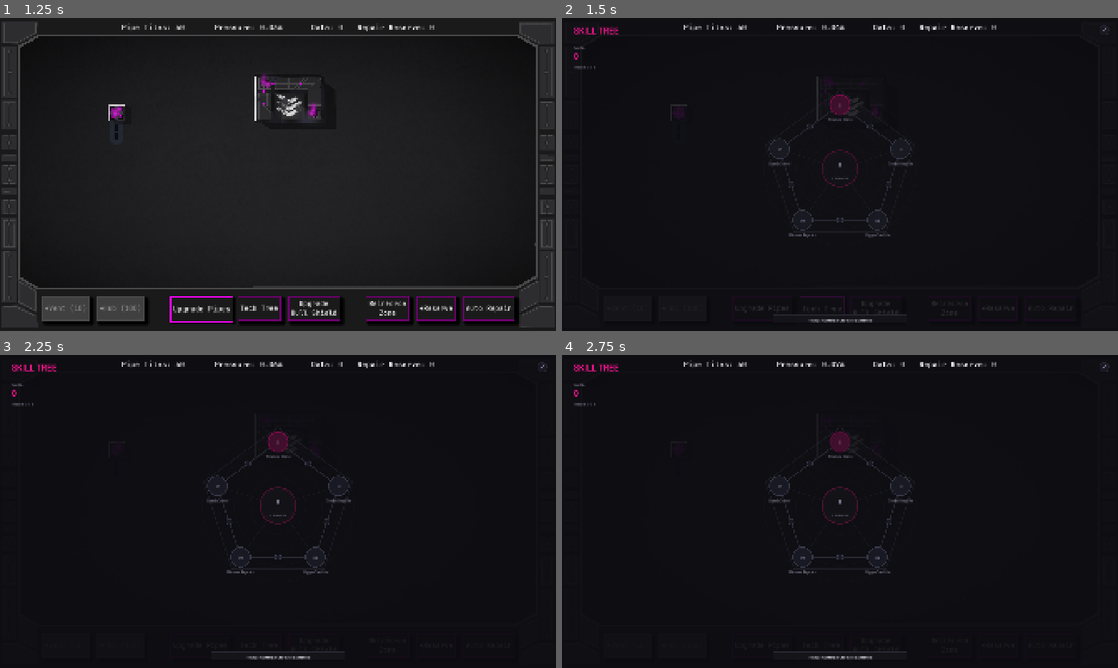
Above: before the commit, frames 1-4 (two rows, left to right).
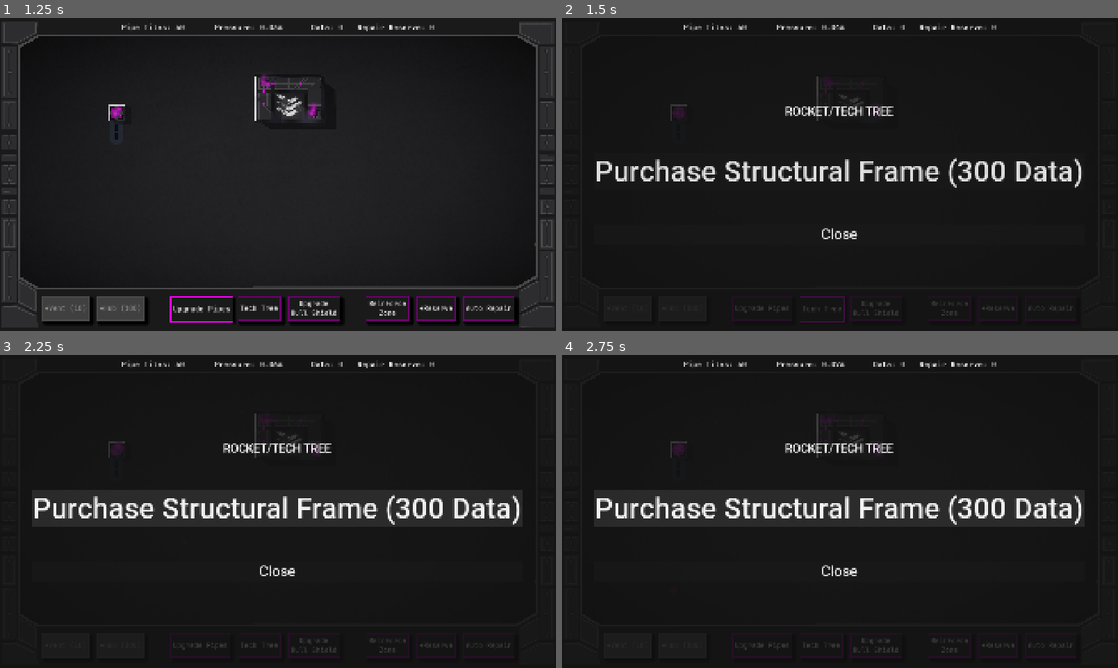
Above: after the commit, the same moments.

Repository: jravalani/helix_protocol_4
Game: Godot game, scene res://Scenes/main.tscn
The game is run twice, just before and just after one commit, with the same random seed, the same clock (stepped at 60 frames per second) and the same inputs.
Inputs (mouse positions are in pixels of both pictures, inside the frame that each line leads up to):
- Up to frame 1 (1.25 s): click "Upgrade Pipes" at 0.5 s
- Up to frame 2 (1.5 s): click "Tech Tree" at 1.25 s
- Up to frame 3 (2.25 s): click (278, 508) at 2 s, where only the run after the commit has a clickable "Purchase Structural Frame (30…"
- Up to frame 4 (2.75 s): no input

Frame 1 is identical in both runs. In frame 2, 4.2% of the frame differs, in the area x 2-98%, y 2-98%; in frame 3, 12%, in the area x 2-99%, y 2-98%; in frame 4, 12%.

Commit message:
Revert "Skill tree"

Diff:
--- a/Globals/signal_bus.gd
+++ b/Globals/signal_bus.gd
@@ -30,8 +30,6 @@
 
 signal rocket_segment_purchased(new_phase: int)
 
-signal launch_rocket_requested
-
 signal camera_shake(duration: float, strength: float)
 
 signal zone_unlocked(zone: int)
--- a/Scenes/vent.tscn
+++ b/Scenes/vent.tscn
@@ -58,28 +58,28 @@
 scale_max = 2.0
 color_ramp = SubResource("GradientTexture1D_bgkev")
 
-[node name="Vent" type="Area2D" groups=["houses", "vents"]]
+[node name="Vent" type="Area2D" unique_id=174691631 groups=["houses", "vents"]]
 z_index = 10
 collision_layer = 2
 script = ExtResource("1_ticwc")
 grid_size = Vector2i(1, 1)
 
-[node name="Shadow" type="Sprite2D" parent="."]
+[node name="Shadow" type="Sprite2D" parent="." unique_id=555589115]
 modulate = Color(0.03876, 0.06100855, 0.07846785, 0.4)
 position = Vector2(8, 8)
 scale = Vector2(0.1, 0.1)
 texture = ExtResource("2_0rnbu")
 
-[node name="Base" type="Sprite2D" parent="."]
+[node name="Base" type="Sprite2D" parent="." unique_id=336567385]
 position = Vector2(3.8146973e-06, 0)
 scale = Vector2(0.1, 0.1)
 texture = ExtResource("3_1mklc")
 
-[node name="Fan" type="Sprite2D" parent="."]
+[node name="Fan" type="Sprite2D" parent="." unique_id=780370858]
 scale = Vector2(0.1, 0.1)
 texture = ExtResource("4_bgkev")
 
-[node name="Label" type="Label" parent="."]
+[node name="Label" type="Label" parent="." unique_id=748231541]
 visible = false
 anchors_preset = 15
 anchor_right = 1.0
@@ -91,24 +91,24 @@
 horizontal_alignment = 1
 vertical_alignment = 1
 
-[node name="EntranceMarker" type="Marker2D" parent="."]
+[node name="EntranceMarker" type="Marker2D" parent="." unique_id=1838346473]
 
-[node name="DrivewayMarker" type="Marker2D" parent="."]
+[node name="DrivewayMarker" type="Marker2D" parent="." unique_id=1161700196]
 position = Vector2(0, 32)
 
-[node name="CollisionShape2D" type="CollisionShape2D" parent="."]
+[node name="CollisionShape2D" type="CollisionShape2D" parent="." unique_id=120943362]
 visible = false
 scale = Vector2(0.65, 0.65)
 shape = SubResource("RectangleShape2D_okrnj")
 
-[node name="SmokeParticleEffect" parent="." instance=ExtResource("5_arggx")]
+[node name="SmokeParticleEffect" parent="." unique_id=547876146 instance=ExtResource("5_arggx")]
 
-[node name="PointLight2D" type="PointLight2D" parent="."]
+[node name="PointLight2D" type="PointLight2D" parent="." unique_id=1380527512]
 scale = Vector2(0.13, 0.13)
 texture = ExtResource("9_bgkev")
 texture_scale = 5.0
 
-[node name="LeftCloud" type="GPUParticles2D" parent="."]
+[node name="LeftCloud" type="GPUParticles2D" parent="." unique_id=888334279]
 position = Vector2(-20, 0)
 emitting = false
 amount = 12
@@ -118,7 +118,7 @@
 explosiveness = 1.0
 process_material = SubResource("ParticleProcessMaterial_0rnbu")
 
-[node name="RightCloud" type="GPUParticles2D" parent="."]
+[node name="RightCloud" type="GPUParticles2D" parent="." unique_id=395288080]
 position = Vector2(20, 0)
 emitting = false
 amount = 12
--- a/Scripts/rocket.gd
+++ b/Scripts/rocket.gd
@@ -32,7 +32,6 @@
 
 func _ready() -> void:
 	SignalBus.rocket_segment_purchased.connect(_on_rocket_segment_purchased)
-	SignalBus.launch_rocket_requested.connect(_on_launch_requested)
 
 	# Set shadow opacity to 60%
 	shadow_1.modulate = Color(1, 1, 1, 0.6)
@@ -57,7 +56,11 @@
 	if next_phase >= 1 and next_phase <= 5:
 		_animate_new_segment(next_phase)
 
-	# Phase 5 just completes the rocket — launch is triggered by the skill tree LAUNCH button
+	# Trigger launch when phase 5 is complete
+	if next_phase == 5:
+		# Delay launch to let the animation finish
+		await get_tree().create_timer(0.5).timeout
+		launch_rocket()
 
 #func _input(event: InputEvent) -> void:
 	#if event is InputEventKey and event.pressed and event.keycode == KEY_L:
@@ -196,12 +199,6 @@
 	# When launch complete
 	tween.finished.connect(_on_launch_complete, CONNECT_ONE_SHOT)
 
-func _on_launch_requested() -> void:
-	if GameData.current_rocket_phase >= 5:
-		# 1-second delay so the player sees the rocket before liftoff
-		await get_tree().create_timer(1.0).timeout
-		launch_rocket()
-
 func _on_launch_complete() -> void:
 	print("Rocket has left the atmosphere!")
 	print("You Win!")
--- a/Scripts/tech_tree.gd
+++ b/Scripts/tech_tree.gd
@@ -1,412 +1,51 @@
 extends Control
 
-## ═══════════════════════════════════════════════════════════════
-## HEXAGONAL SKILL TREE
-## Rocket upgrade UI — deep ash + neon magenta theme.
-## 5 upgrade nodes around a hexagonal frame, center launch hub,
-## glow effects, tooltips, and progress bar.
-## ═══════════════════════════════════════════════════════════════
-
-# ── Palette ────────────────────────────────────────────────────
-const COL_MAGENTA        := Color(1.0, 0.08, 0.58)
-const COL_MAGENTA_BRIGHT := Color(1.0, 0.35, 0.72)
-const COL_MAGENTA_DIM    := Color(0.45, 0.04, 0.26)
-const COL_MAGENTA_GLOW   := Color(1.0, 0.08, 0.58, 0.12)
-const COL_BG             := Color(0.05, 0.05, 0.07, 0.93)
-const COL_PANEL_BG       := Color(0.07, 0.07, 0.09)
-const COL_LOCKED_FILL    := Color(0.10, 0.10, 0.14)
-const COL_LOCKED_BORDER  := Color(0.22, 0.22, 0.28)
-const COL_NEXT_FILL      := Color(0.25, 0.06, 0.18)
-const COL_NEXT_BORDER    := Color(0.65, 0.04, 0.34)
-const COL_FRAME          := Color(0.16, 0.16, 0.20)
-const COL_FRAME_ACCENT   := Color(0.28, 0.07, 0.18)
-const COL_TEXT            := Color(0.92, 0.90, 0.95)
-const COL_TEXT_DIM        := Color(0.45, 0.43, 0.50)
-
-# ── Layout ─────────────────────────────────────────────────────
-const HEX_RADIUS         := 220.0
-const OUTER_HEX_RADIUS   := 270.0
-const NODE_RADIUS         := 34.0
-const SMALL_NODE_RADIUS   := 10.0
-const CENTER_RADIUS       := 62.0
-const LINE_W              := 2.5
-const GLOW_W              := 14.0
-
-# ── State ──────────────────────────────────────────────────────
-var hex_center   := Vector2.ZERO
-var hex_pts      : Array = []
-var outer_pts    : Array = []
-var edge_mids    : Array = []
-var hovered_node := -1
-var hover_close  := false
-var hover_launch := false
-var pulse        := 0.0
-var font         : Font
-
-## Maps pentagon vertex index (0-4 clockwise from top) to rocket upgrade phase.
-var phase_map := [1, 2, 3, 4, 5]
-const NUM_NODES := 5
-
-# ═══════════════════════════════════════════════════════════════
-# LIFECYCLE
-# ═══════════════════════════════════════════════════════════════
-
+@onready var purchase_button: Button = $Panel/VBoxContainer/PurchaseSegmentButton
+# Called when the node enters the scene tree for the first time.
 func _ready() -> void:
-	font = preload("res://Assets/Roboto-Medium.ttf")
-	mouse_filter = Control.MOUSE_FILTER_STOP
-
 	SignalBus.open_rocket_menu.connect(_on_open_rocket_menu)
 	SignalBus.rocket_segment_purchased.connect(_on_rocket_segment_purchased)
-	ResourceManager.resources_updated.connect(func(_a, _b, _c): queue_redraw())
-
-	_recalc()
-
-func _notification(what: int) -> void:
-	if what == NOTIFICATION_RESIZED:
-		_recalc()
-
-func _recalc() -> void:
-	hex_center = Vector2(size.x / 2.0, size.y / 2.0 - 20.0)
-	hex_pts.clear(); outer_pts.clear(); edge_mids.clear()
-	for i in NUM_NODES:
-		var a = deg_to_rad((360.0 / NUM_NODES) * i - 90.0)
-		var d = Vector2(cos(a), sin(a))
-		hex_pts.append(hex_center + d * HEX_RADIUS)
-		outer_pts.append(hex_center + d * OUTER_HEX_RADIUS)
-	for i in NUM_NODES:
-		edge_mids.append((hex_pts[i] + hex_pts[(i + 1) % NUM_NODES]) / 2.0)
-
-func _process(delta: float) -> void:
-	if visible:
-		pulse += delta
-		queue_redraw()
-
-# ═══════════════════════════════════════════════════════════════
-# DRAWING  (back-to-front order)
-# ═══════════════════════════════════════════════════════════════
-
-func _draw() -> void:
-	draw_rect(Rect2(Vector2.ZERO, size), COL_BG)
-
-	_draw_bg_rings()
-	_draw_outer_frame()
-	_draw_radial_lines()
-	_draw_hex_edges()
-	_draw_edge_dots()
-	_draw_nodes()
-	_draw_center_hub()
-	_draw_ui_chrome()
-
-	if hovered_node >= 0 and hovered_node < NUM_NODES:
-		_draw_tooltip()
-
-# ── Background concentric rings ───────────────────────────────
-func _draw_bg_rings() -> void:
-	for i in range(4):
-		var r = CENTER_RADIUS + 35.0 + i * 55.0
-		draw_arc(hex_center, r, 0, TAU, 64, Color(COL_FRAME, 0.12), 1.0, true)
-
-# ── Outer decorative hex frame ────────────────────────────────
-func _draw_outer_frame() -> void:
-	for i in NUM_NODES:
-		draw_line(outer_pts[i], outer_pts[(i + 1) % NUM_NODES], Color(COL_FRAME, 0.5), 2.0, true)
-	for i in NUM_NODES:
-		var dir_out = (outer_pts[i] - hex_center).normalized()
-		draw_line(outer_pts[i], outer_pts[i] + dir_out * 8.0, Color(COL_FRAME, 0.7), 2.0)
-
-# ── Radial spokes from center to vertices ─────────────────────
-func _draw_radial_lines() -> void:
-	for i in NUM_NODES:
-		var ph = phase_map[i]
-		var lit = ph != -1 and _unlocked(ph)
-		if lit:
-			draw_line(hex_center, hex_pts[i], COL_MAGENTA_GLOW, GLOW_W, true)
-			draw_line(hex_center, hex_pts[i], Color(COL_MAGENTA, 0.25), 4.0, true)
-			draw_line(hex_center, hex_pts[i], COL_MAGENTA_DIM, 1.5, true)
-		else:
-			draw_line(hex_center, hex_pts[i], Color(COL_FRAME, 0.35), 1.0, true)
-
-# ── Inner hex edges connecting nodes ──────────────────────────
-func _draw_hex_edges() -> void:
-	for i in NUM_NODES:
-		var j = (i + 1) % NUM_NODES
-		if _edge_lit(i, j):
-			draw_line(hex_pts[i], hex_pts[j], COL_MAGENTA_GLOW, GLOW_W, true)
-			draw_line(hex_pts[i], hex_pts[j], Color(COL_MAGENTA, 0.35), 6.0, true)
-			draw_line(hex_pts[i], hex_pts[j], COL_MAGENTA, LINE_W, true)
-		else:
-			draw_line(hex_pts[i], hex_pts[j], COL_FRAME, LINE_W, true)
-
-# ── Small dots at edge midpoints ──────────────────────────────
-func _draw_edge_dots() -> void:
-	for i in NUM_NODES:
-		var lit = _edge_lit(i, (i + 1) % NUM_NODES)
-		var p = edge_mids[i]
-		if lit:
-			draw_circle(p, SMALL_NODE_RADIUS + 3.0, COL_MAGENTA_GLOW)
-			draw_circle(p, SMALL_NODE_RADIUS, Color(COL_MAGENTA_DIM, 0.6))
-			draw_arc(p, SMALL_NODE_RADIUS, 0, TAU, 24, COL_MAGENTA, 1.5, true)
-		else:
-			draw_circle(p, SMALL_NODE_RADIUS, COL_LOCKED_FILL)
-			draw_arc(p, SMALL_NODE_RADIUS, 0, TAU, 24, COL_LOCKED_BORDER, 1.0, true)
-
-# ── Main skill-node circles ──────────────────────────────────
-func _draw_nodes() -> void:
-	var cur = GameData.current_rocket_phase
-	for i in NUM_NODES:
-		var p   = hex_pts[i]
-		var ph  = phase_map[i]
-
-		var unlocked = _unlocked(ph)
-		var is_next  = (ph == cur + 1)
-		var hovered  = (hovered_node == i)
-
-		if unlocked:
-			var g = 6.0 + sin(pulse * 2.0) * 2.0
-			draw_circle(p, NODE_RADIUS + g, COL_MAGENTA_GLOW)
-			draw_circle(p, NODE_RADIUS + 3.0, Color(COL_MAGENTA, 0.15))
-			draw_circle(p, NODE_RADIUS, Color(COL_MAGENTA_DIM, 0.85))
-			draw_arc(p, NODE_RADIUS, 0, TAU, 48, COL_MAGENTA, 2.5, true)
-			draw_arc(p, NODE_RADIUS - 5.0, 0, TAU, 48, Color(COL_MAGENTA, 0.25), 1.0, true)
-			_text_c(_roman(ph), p + Vector2(0, 2), 18, COL_TEXT)
-		elif is_next:
-			var pa = 0.5 + sin(pulse * 3.0) * 0.3
-			var hb = 1.3 if hovered else 1.0
-			draw_circle(p, NODE_RADIUS + 4.0, Color(COL_MAGENTA, 0.06 * hb))
-			draw_circle(p, NODE_RADIUS, COL_NEXT_FILL)
-			draw_arc(p, NODE_RADIUS, 0, TAU, 48, Color(COL_NEXT_BORDER, pa * hb), 2.5, true)
-			_text_c(_roman(ph), p + Vector2(0, 2), 18, Color(COL_TEXT, 0.7))
-		else:
-			var hb = 0.05 if hovered else 0.0
-			draw_circle(p, NODE_RADIUS, Color(COL_LOCKED_FILL.r + hb, COL_LOCKED_FILL.g + hb, COL_LOCKED_FILL.b + hb))
-			draw_arc(p, NODE_RADIUS, 0, TAU, 48, COL_LOCKED_BORDER, 2.0, true)
-			_text_c(_roman(ph), p + Vector2(0, 2), 18, COL_TEXT_DIM)
-
-		# Skill name label below node
-		var label = GameData.ROCKET_UPGRADES[ph]["name"]
-		_text_c(label, p + Vector2(0, NODE_RADIUS + 18), 11, COL_TEXT_DIM if not unlocked else Color(COL_TEXT, 0.7))
-
-# ── Center hub — rocket icon + launch ─────────────────────────
-func _draw_center_hub() -> void:
-	var ready = GameData.current_rocket_phase >= 5
-	var hov   = hover_launch and ready
-
-	# Outer glow when all segments complete
-	if ready:
-		var g = 10.0 + sin(pulse * 2.5) * 4.0
-		draw_circle(hex_center, CENTER_RADIUS + g, COL_MAGENTA_GLOW)
-		draw_circle(hex_center, CENTER_RADIUS + 4.0, Color(COL_MAGENTA, 0.12))
-
-	# Fill
-	var fill = COL_PANEL_BG
-	if hov:
-		fill = Color(fill.r + 0.04, fill.g + 0.04, fill.b + 0.04)
-	draw_circle(hex_center, CENTER_RADIUS, fill)
-
-	# Borders
-	var bc = COL_MAGENTA if ready else COL_FRAME_ACCENT
-	draw_arc(hex_center, CENTER_RADIUS, 0, TAU, 64, bc, 3.0, true)
-	draw_arc(hex_center, CENTER_RADIUS - 8.0, 0, TAU, 64, Color(bc, 0.25), 1.0, true)
-
-	# Rocket icon (simple triangle + exhaust nubs)
-	var rp = hex_center + Vector2(0, -14)
-	var rs = 16.0
-	var rc = COL_MAGENTA if ready else COL_TEXT_DIM
-
-	# Fuselage
-	draw_colored_polygon(PackedVector2Array([
-		rp + Vector2(0, -rs),
-		rp + Vector2(-rs * 0.45, rs * 0.5),
-		rp + Vector2(rs * 0.45, rs * 0.5)
-	]), rc)
-	# Left fin
-	draw_colored_polygon(PackedVector2Array([
-		rp + Vector2(-rs * 0.35, rs * 0.5),
-		rp + Vector2(-rs * 0.55, rs * 0.85),
-		rp + Vector2(-rs * 0.15, rs * 0.5)
-	]), COL_MAGENTA_DIM if ready else Color(COL_TEXT_DIM, 0.5))
-	# Right fin
-	draw_colored_polygon(PackedVector2Array([
-		rp + Vector2(rs * 0.15, rs * 0.5),
-		rp + Vector2(rs * 0.55, rs * 0.85),
-		rp + Vector2(rs * 0.35, rs * 0.5)
-	]), COL_MAGENTA_DIM if ready else Color(COL_TEXT_DIM, 0.5))
-
-	# LAUNCH text
-	_text_c("LAUNCH", hex_center + Vector2(0, 34), 14, rc)
-
-# ── Title, data counter, progress bar, close button ──────────
-func _draw_ui_chrome() -> void:
-	# Title
-	draw_string(font, Vector2(40, 55), "SKILL TREE", HORIZONTAL_ALIGNMENT_LEFT, -1, 30, COL_MAGENTA)
-	draw_line(Vector2(40, 65), Vector2(225, 65), Color(COL_MAGENTA, 0.3), 1.0)
-
-	# Data counter
-	draw_string(font, Vector2(40, 110), "DATA:", HORIZONTAL_ALIGNMENT_LEFT, -1, 15, COL_TEXT_DIM)
-	draw_string(font, Vector2(40, 142), str(GameData.total_data), HORIZONTAL_ALIGNMENT_LEFT, -1, 28, COL_MAGENTA)
-
-	# Phase label
-	var phase_text = "Phase: %d / 5" % GameData.current_rocket_phase
-	draw_string(font, Vector2(40, 175), phase_text, HORIZONTAL_ALIGNMENT_LEFT, -1, 14, COL_TEXT_DIM)
-
-	# ── Progress bar ──
-	var bw = 460.0; var bh = 28.0
-	var bx = (size.x - bw) / 2.0; var by = size.y - 55.0
-	var prog = clampf(float(GameData.current_rocket_phase) / 5.0, 0.0, 1.0)
-
-	draw_rect(Rect2(bx, by, bw, bh), Color(0.08, 0.08, 0.10))
-	draw_rect(Rect2(bx, by, bw, bh), COL_FRAME, false, 1.5)
-	if prog > 0:
-		draw_rect(Rect2(bx, by, bw * prog, bh), COL_MAGENTA_DIM)
-		draw_line(Vector2(bx, by), Vector2(bx + bw * prog, by), COL_MAGENTA, 1.0)
-
-	var bar_label = "ROCKET COMPLETION: %d / 5 SEGMENTS" % GameData.current_rocket_phase
-	_text_c(bar_label, Vector2(size.x / 2.0, by + bh / 2.0 + 5.0), 12, COL_TEXT)
-
-	# ── Close button ──
-	var cp = Vector2(size.x - 48, 42); var cr = 16.0
-	draw_circle(cp, cr, COL_LOCKED_FILL if not hover_close else Color(0.18, 0.18, 0.22))
-	draw_arc(cp, cr, 0, TAU, 24, COL_MAGENTA if hover_close else COL_FRAME, 1.5, true)
-	var xc = COL_TEXT if hover_close else COL_TEXT_DIM
-	draw_line(cp + Vector2(-6, -6), cp + Vector2(6, 6), xc, 2.0)
-	draw_line(cp + Vector2(6, -6), cp + Vector2(-6, 6), xc, 2.0)
-
-# ── Tooltip for hovered skill node ────────────────────────────
-func _draw_tooltip() -> void:
-	var ph  = phase_map[hovered_node]
-	var upg = GameData.ROCKET_UPGRADES[ph]
-	var np  = hex_pts[hovered_node]
-
-	var tw = 260.0; var th = 100.0
-	var off = Vector2(50, -30)
-	if np.x > hex_center.x + 40:
-		off.x = -(tw + 15)
-	var tp = np + off
-	tp.x = clampf(tp.x, 10, size.x - tw - 10)
-	tp.y = clampf(tp.y, 10, size.y - th - 10)
-
-	draw_rect(Rect2(tp, Vector2(tw, th)), Color(0.04, 0.04, 0.06, 0.95))
-	draw_rect(Rect2(tp, Vector2(tw, th)), COL_MAGENTA_DIM, false, 1.5)
-
-	# Name
-	draw_string(font, tp + Vector2(12, 24), upg["name"], HORIZONTAL_ALIGNMENT_LEFT, int(tw - 24), 16, COL_MAGENTA)
-	# Description (multi-line)
-	draw_multiline_string(font, tp + Vector2(12, 46), upg["description"], HORIZONTAL_ALIGNMENT_LEFT, tw - 24, 11, -1, COL_TEXT_DIM)
-	# Cost / status
-	if _unlocked(ph):
-		draw_string(font, tp + Vector2(12, th - 10), "UNLOCKED", HORIZONTAL_ALIGNMENT_LEFT, int(tw - 24), 13, COL_MAGENTA)
-	else:
-		var ct = "Cost: %d Data" % upg["cost"]
-		var cc = COL_TEXT if GameData.total_data >= upg["cost"] else Color(1.0, 0.3, 0.3)
-		draw_string(font, tp + Vector2(12, th - 10), ct, HORIZONTAL_ALIGNMENT_LEFT, int(tw - 24), 13, cc)
-
-# ═══════════════════════════════════════════════════════════════
-# HELPERS
-# ═══════════════════════════════════════════════════════════════
-
-func _unlocked(phase: int) -> bool:
-	return phase >= 1 and phase <= GameData.current_rocket_phase
-
-func _edge_lit(i: int, j: int) -> bool:
-	return _unlocked(phase_map[i]) and _unlocked(phase_map[j])
-
-func _roman(phase: int) -> String:
-	match phase:
-		1: return "I"
-		2: return "II"
-		3: return "III"
-		4: return "IV"
-		5: return "V"
-	return "?"
-
-func _text_c(text: String, pos: Vector2, sz: int, col: Color) -> void:
-	var ts = font.get_string_size(text, HORIZONTAL_ALIGNMENT_CENTER, -1, sz)
-	draw_string(font, Vector2(pos.x - ts.x / 2.0, pos.y + sz * 0.35), text, HORIZONTAL_ALIGNMENT_CENTER, -1, sz, col)
-
-# ═══════════════════════════════════════════════════════════════
-# INPUT
-# ═══════════════════════════════════════════════════════════════
-
-func _gui_input(event: InputEvent) -> void:
-	if not visible:
-		return
-	if event is InputEventMouseMotion:
-		_update_hover(event.position)
-	elif event is InputEventMouseButton and event.pressed and event.button_index == MOUSE_BUTTON_LEFT:
-		_handle_click(event.position)
-		accept_event()
-
-func _unhandled_input(event: InputEvent) -> void:
-	if not visible:
-		return
-	if event is InputEventKey and event.pressed and event.keycode == KEY_ESCAPE:
-		_close()
-		get_viewport().set_input_as_handled()
-
-func _update_hover(mp: Vector2) -> void:
-	hovered_node = -1; hover_close = false; hover_launch = false
-
-	for i in NUM_NODES:
-		if hex_pts.size() > i and hex_pts[i].distance_to(mp) <= NODE_RADIUS + 4.0:
-			hovered_node = i
-			return
-
-	if hex_center.distance_to(mp) <= CENTER_RADIUS:
-		hover_launch = true
-		return
-
-	if Vector2(size.x - 48, 42).distance_to(mp) <= 18.0:
-		hover_close = true
-
-func _handle_click(mp: Vector2) -> void:
-	# Close
-	if Vector2(size.x - 48, 42).distance_to(mp) <= 18.0:
-		_close(); return
-
-	# Launch
-	if hex_center.distance_to(mp) <= CENTER_RADIUS:
-		if GameData.current_rocket_phase >= 5:
-			SignalBus.launch_rocket_requested.emit()
-			_close()
-		return
-
-	# Skill nodes
-	for i in NUM_NODES:
-		if hex_pts.size() > i and hex_pts[i].distance_to(mp) <= NODE_RADIUS + 4.0:
-			_click_node(i); return
-
-	# Clicked empty space — close the tree
-	_close()
-
-func _click_node(idx: int) -> void:
-	var ph = phase_map[idx]
-	if ph != GameData.current_rocket_phase + 1:
-		return
-	if ResourceManager.upgrade_rocket_phase():
-		print("Rocket upgraded to phase: ", GameData.current_rocket_phase)
-	else:
-		print("Insufficient data to upgrade.")
-
-# ═══════════════════════════════════════════════════════════════
-# OPEN / CLOSE  (with fade)
-# ═══════════════════════════════════════════════════════════════
-
-func _close() -> void:
-	var tw = create_tween()
-	tw.tween_property(self, "modulate", Color(1, 1, 1, 0), 0.15)
-	tw.tween_callback(func():
-		self.hide()
-		self.modulate = Color(1, 1, 1, 1)
-	)
 
 func _on_open_rocket_menu() -> void:
-	self.modulate = Color(1, 1, 1, 0)
 	self.show()
-	var tw = create_tween()
-	tw.tween_property(self, "modulate", Color(1, 1, 1, 1), 0.2)
-	queue_redraw()
+
+	# Check if all segments are built
+	if GameData.current_rocket_phase >= 5:
+		purchase_button.text = "Launch Rocket!"
+		purchase_button.disabled = false  # Or true if already launched
+	else:
+		var next = GameData.current_rocket_phase + 1
+		purchase_button.text = "Purchase " + GameData.ROCKET_UPGRADES[next]["name"] + " (%d Data)" % GameData.ROCKET_UPGRADES[next]["cost"]
+		purchase_button.disabled = false
+
+
+func _on_purchase_segment_button_pressed() -> void:
+	if ResourceManager.upgrade_rocket_phase():
+		# do all the animations and other stuff from here.
+		print("Rocket upgraded to: ", GameData.current_rocket_phase)
+	else:
+		# denial animation or sound or anything
+		print("Nope, can't upgrade to next phase.")
+
+func _on_close_button_pressed() -> void:
+	self.hide()
 
 func _on_rocket_segment_purchased(to_phase: int) -> void:
-	queue_redraw()
-	if to_phase >= 5:
-		print("All segments complete! Launch ready.")
+	match to_phase:
+		1:
+			print("Upgraded to phase 1")
+			self.hide()
+		2:
+			print("Upgraded to phase 2")
+			self.hide()
+		3:
+			print("Upgraded to phase 3")
+			self.hide()
+		4:
+			print("Upgraded to phase 4")
+			self.hide()
+		5:
+			print("Upgraded to phase 5")
+			self.hide()
+			print("Initiating Launch Sequence.")
+			print("You Win.")
--- a/UITestScenes/tech_tree.tscn
+++ b/UITestScenes/tech_tree.tscn
@@ -1,6 +1,8 @@
 [gd_scene format=3 uid="uid://chapr2oeoqwub"]
 
 [ext_resource type="Script" uid="uid://cyk7rpblt5coq" path="res://Scripts/tech_tree.gd" id="1_jfnlj"]
+[ext_resource type="LabelSettings" uid="uid://cfd35apj0sieb" path="res://Resources/TestUIFont.tres" id="2_ced14"]
+[ext_resource type="FontFile" uid="uid://bydys01ppahq3" path="res://Assets/Roboto-Medium.ttf" id="3_60mg4"]
 
 [node name="TechTree" type="Control" unique_id=487823733]
 layout_mode = 3
@@ -10,3 +12,56 @@
 grow_horizontal = 2
 grow_vertical = 2
 script = ExtResource("1_jfnlj")
+
+[node name="ColorRect" type="ColorRect" parent="." unique_id=506281807]
+layout_mode = 1
+anchors_preset = 15
+anchor_right = 1.0
+anchor_bottom = 1.0
+grow_horizontal = 2
+grow_vertical = 2
+color = Color(0, 0, 0, 0.5)
+
+[node name="Panel" type="Panel" parent="." unique_id=1191606043]
+layout_mode = 1
+anchors_preset = 15
+anchor_right = 1.0
+anchor_bottom = 1.0
+grow_horizontal = 2
+grow_vertical = 2
+
+[node name="VBoxContainer" type="VBoxContainer" parent="Panel" unique_id=2050388756]
+layout_mode = 1
+anchors_preset = 8
+anchor_left = 0.5
+anchor_top = 0.5
+anchor_right = 0.5
+anchor_bottom = 0.5
+offset_left = -329.5
+offset_top = -241.0
+offset_right = 329.5
+offset_bottom = 241.0
+grow_horizontal = 2
+grow_vertical = 2
+theme_override_constants/separation = 120
+
+[node name="Label" type="Label" parent="Panel/VBoxContainer" unique_id=1085006247]
+layout_mode = 2
+text = "ROCKET/TECH TREE"
+label_settings = ExtResource("2_ced14")
+horizontal_alignment = 1
+
+[node name="PurchaseSegmentButton" type="Button" parent="Panel/VBoxContainer" unique_id=1270821725]
+layout_mode = 2
+theme_override_fonts/font = ExtResource("3_60mg4")
+theme_override_font_sizes/font_size = 100
+text = "Build Segment"
+
+[node name="CloseButton" type="Button" parent="Panel/VBoxContainer" unique_id=941291004]
+layout_mode = 2
+theme_override_fonts/font = ExtResource("3_60mg4")
+theme_override_font_sizes/font_size = 50
+text = "Close"
+
+[connection signal="pressed" from="Panel/VBoxContainer/PurchaseSegmentButton" to="." method="_on_purchase_segment_button_pressed"]
+[connection signal="pressed" from="Panel/VBoxContainer/CloseButton" to="." method="_on_close_button_pressed"]
--- a/project.godot
+++ b/project.godot
@@ -12,7 +12,7 @@
 
 config/name="fpp4"
 run/main_scene="uid://cnmu3c4pg7icy"
-config/features=PackedStringArray("4.5", "Mobile")
+config/features=PackedStringArray("4.6", "Mobile")
 config/icon="res://icon.svg"
 
 [autoload]
Not shown, changed: Assets/Packet/packet.png.import
Not shown: 1 places in ParticleEffects/rising_smoke.tres that only renumber resources
Not shown: 1 places in Resources/ingameui_button_normal.tres that only renumber resources
Not shown: 1 places in Scenes/button.tscn that only renumber resources
Not shown: 1 places in Scenes/hub_window.tscn that only renumber resources
Not shown: 1 places in Scenes/reinforce_panel.tscn that only renumber resources
Not shown: 1 places in Scenes/vent.tscn that only renumber resources
Not shown: 1 places in lights/vent_light_texture.tres that only renumber resources
